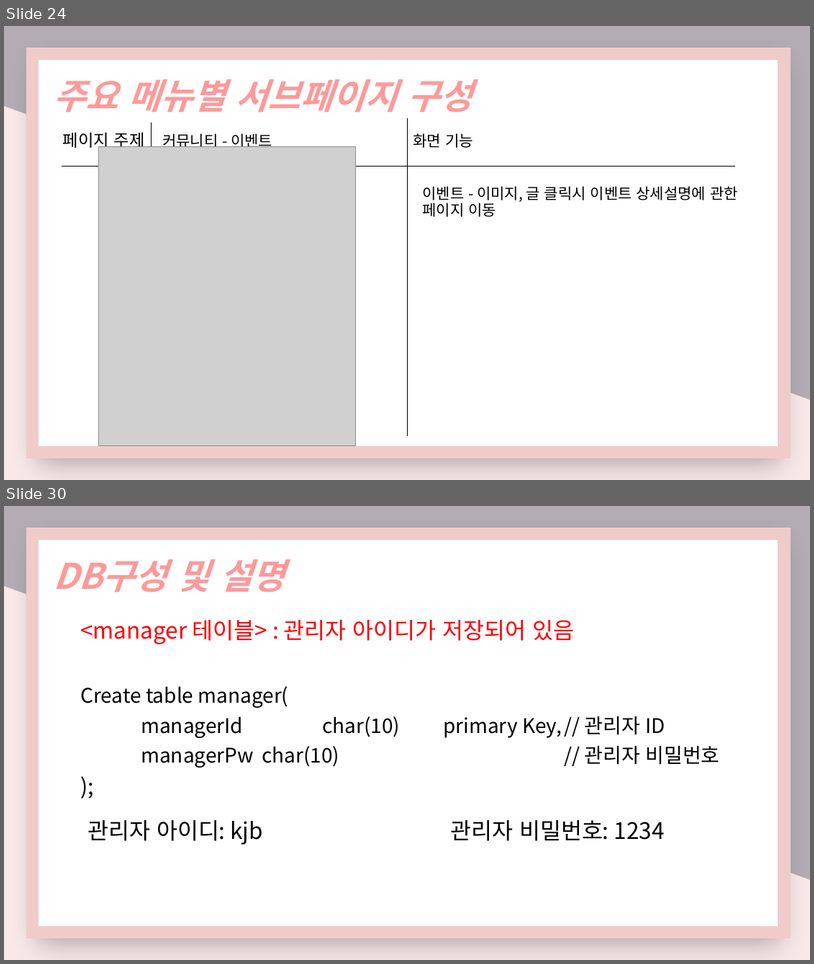
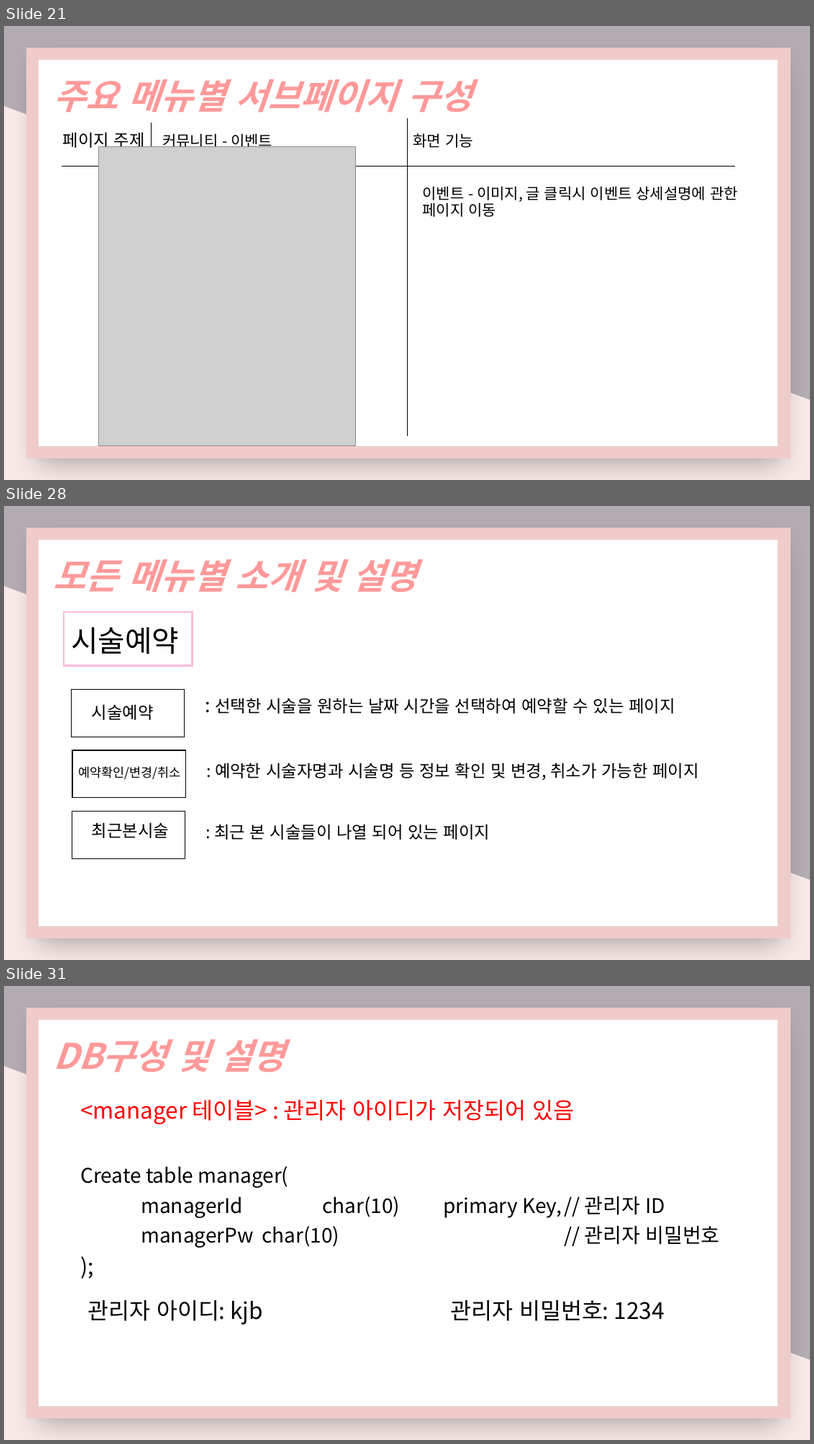
Before and after one commit to nimi2838/thecare, a slide deck: 졸작 기획서.pptx. Shown one above the other, each under a label of ours: slides 24 and 30 before the commit, slides 21, 28 and 31 after it; the slides between them are not shown. The pictures are 814x964 and 814x1444 pixels, drawn with LibreOffice and Linux fonts; fonts in the diff are those of the drawing; grey boxes stand for pictures. Boxes give left, top, right and bottom in pixels: in the first picture for what was removed or moved away, otherwise in the second. Text is boxed around its words. In the diff, an @@ line names an element or a change of style, - is before the commit and + after.

```diff
--- a/졸작 기획서.pptx
+++ b/졸작 기획서.pptx
@@ slide 28 added at [4,506,810,960], background gradient #B3ACB3 to #F8E9E8 @@
@@ rectangle added at [32,534,785,932], fill #FFFFFF, outline #D9D9D9 14.75 pt @@
@@ text added at [53,559,417,592], 42 pt, text #FF9999, bold, italic @@
+모든 메뉴별 소개 및 설명
@@ rectangle added at [64,612,193,666], outline #FBBCD9 2 pt @@
@@ text added at [71,627,179,654], 35 pt, text #000000 @@
+시술예약
@@ rectangle added at [71,690,184,736], outline #000000 1 pt @@
@@ text added at [215,698,675,713], 20 pt, text #000000 @@
+: 선택한 시술을 원하는 날짜 시간을 선택하여 예약할 수 있는 페이지
@@ text added at [92,704,154,720], 20 pt, text #000000 @@
+시술예약
@@ rectangle added at [72,750,185,798], outline #000000 1 pt @@
@@ text added at [215,762,699,780], 20 pt, text #000000 @@
+: 예약한 시술자명과 시술명 등 정보 확인 및 변경, 취소가 가능한 페이지
@@ text added at [78,766,180,779], 15 pt, text #000000 @@
+예약확인/변경/취소
@@ rectangle added at [72,811,185,859], outline #000000 1 pt @@
@@ text added at [92,822,169,838], 20 pt, text #000000 @@
+최근본시술
@@ text added at [214,824,490,839], 20 pt, text #000000 @@
+: 최근 본 시술들이 나열 되어 있는 페이지
@@ what was slide 24 is now slide 21 @@
@@ what was slide 30 is now slide 31 @@
```
Also in this commit, not shown: 7 slides changed, 3 other slides added, 3 slides removed, 8 other files.
